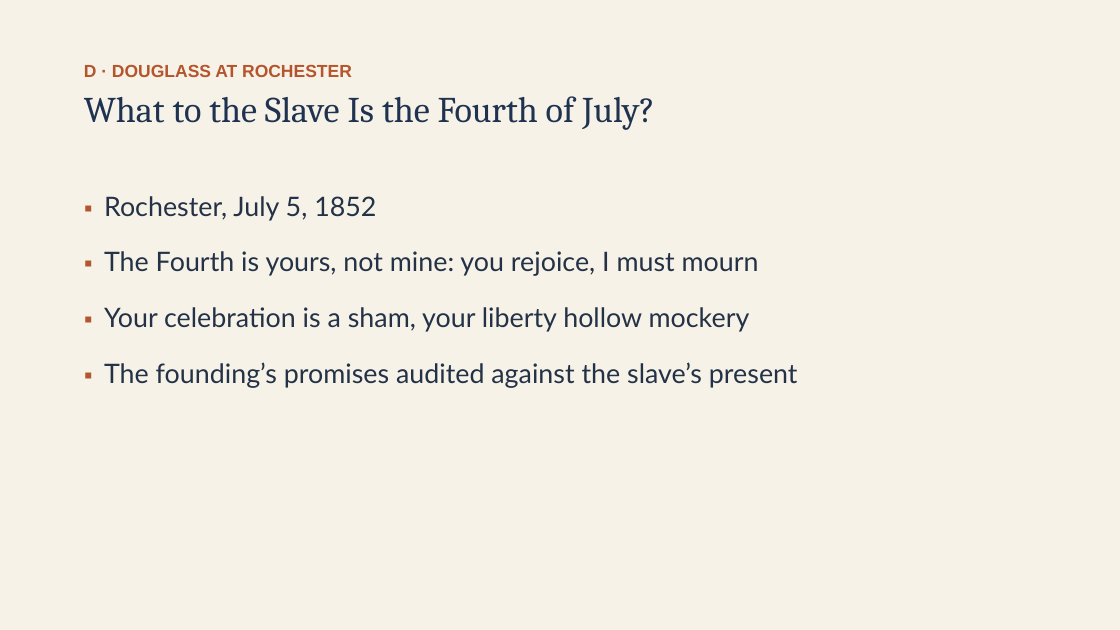
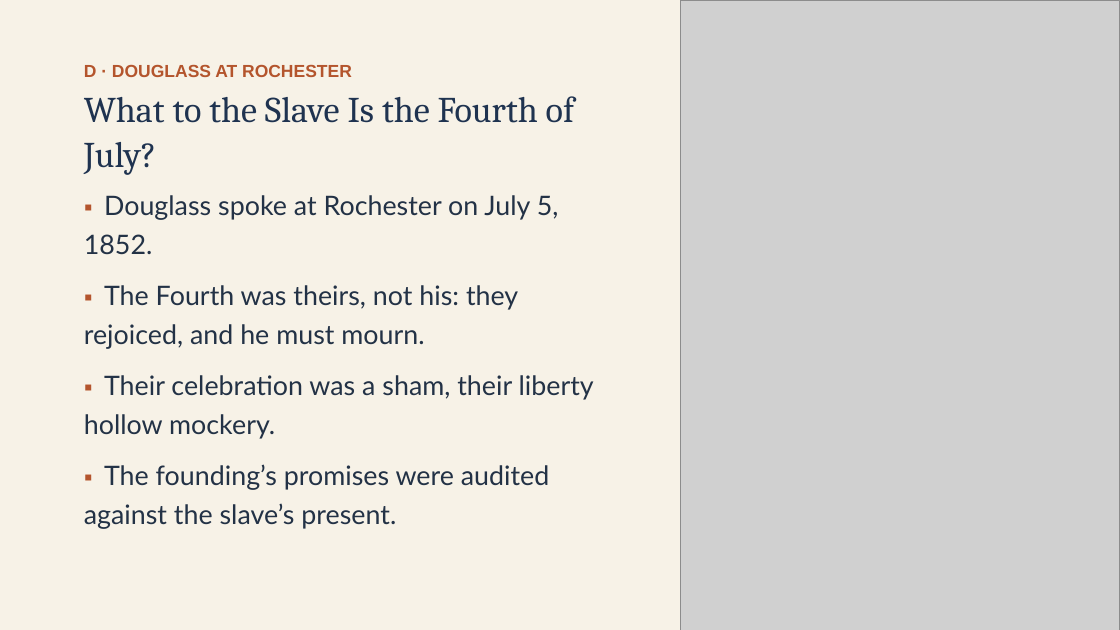
Before and after one commit to ab17gthb/humanities-curriculum-group, a slide deck: slide 13 of sectional-crisis/lesson-02/lesson-02-slides.pptx. Drawn at 1120x630 pixels with LibreOffice and Linux fonts; fonts in the diff are those of the drawing; grey boxes stand for pictures. Boxes give left, top, right and bottom in pixels: in the first picture for what was removed or moved away, otherwise in the second. Text is boxed around its words. In the diff, an @@ line names an element or a change of style, - is before the commit and + after.

```diff
--- a/sectional-crisis/lesson-02/lesson-02-slides.pptx
+++ b/sectional-crisis/lesson-02/lesson-02-slides.pptx
@@ picture added at <box>681,0,1120,630</box> @@
@@ text "What to the Slave Is ..." rewrapped from <box>84,96,655,130</box> to <box>84,96,575,175</box> @@
@@ text at <box>84,195,594,529</box>: text changed @@
-▪ Rochester, July 5, 1852
-▪ The Fourth is yours, not mine: you rejoice, I must mourn
-▪ Your celebration is a sham, your liberty hollow mockery
-▪ The founding’s promises audited against the slave’s present
+▪ Douglass spoke at Rochester on July 5, 1852.
+▪ The Fourth was theirs, not his: they rejoiced, and he must mourn.
+▪ Their celebration was a sham, their liberty hollow mockery.
+▪ The founding’s promises were audited against the slave’s present.
```
Also in this commit, not shown: 9 other slides changed, 6 other files.
